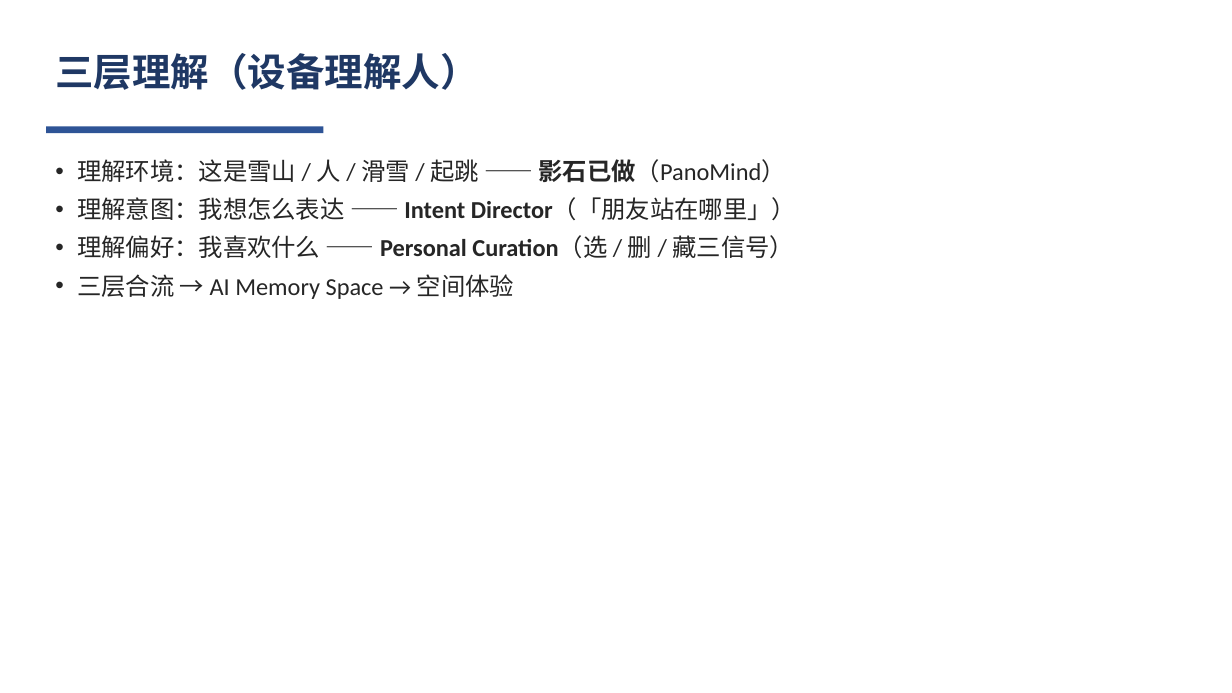
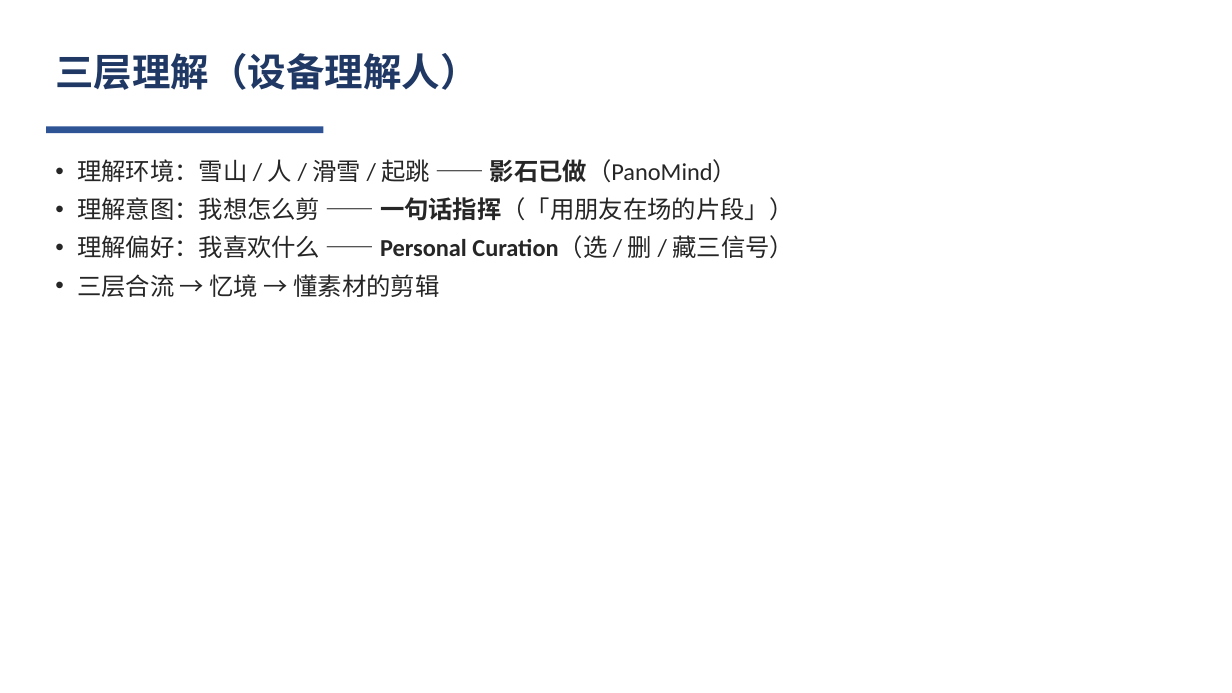
Before and after one commit to obtito/insta360-ai-memory-space, a slide deck: slide 6 of 影石黑客松_Pitch.pptx. Drawn at 1232x693 pixels with LibreOffice and Linux fonts; fonts in the diff are those of the drawing. Boxes give left, top, right and bottom in pixels: in the first picture for what was removed or moved away, otherwise in the second. Text is boxed around its words. In the diff, an @@ line names an element or a change of style, - is before the commit and + after.

Commit message:
Pitch deck 定稿：记忆驱动的 AI 剪辑（含北极星指标/项目重点/星系工作台）+ 忆境测试报告（test-ready 版）

```diff
--- a/影石黑客松_Pitch.pptx
+++ b/影石黑客松_Pitch.pptx
@@ text at (77, 159, 794, 221): text changed @@
-• 理解环境：这是雪山 / 人 / 滑雪 / 起跳 —— 影石已做（PanoMind）
-• 理解意图：我想怎么表达 —— Intent Director（「朋友站在哪里」）
+• 理解环境：雪山 / 人 / 滑雪 / 起跳 —— 影石已做（PanoMind）
+• 理解意图：我想怎么剪 —— 一句话指挥（「用朋友在场的片段」）
@@ text at (77, 274, 439, 297): text changed @@
-• 三层合流 → AI Memory Space → 空间体验
+• 三层合流 → 忆境 → 懂素材的剪辑
```
Also in this commit, not shown: 8 other slides changed, 2 slides added, 3 other files.
